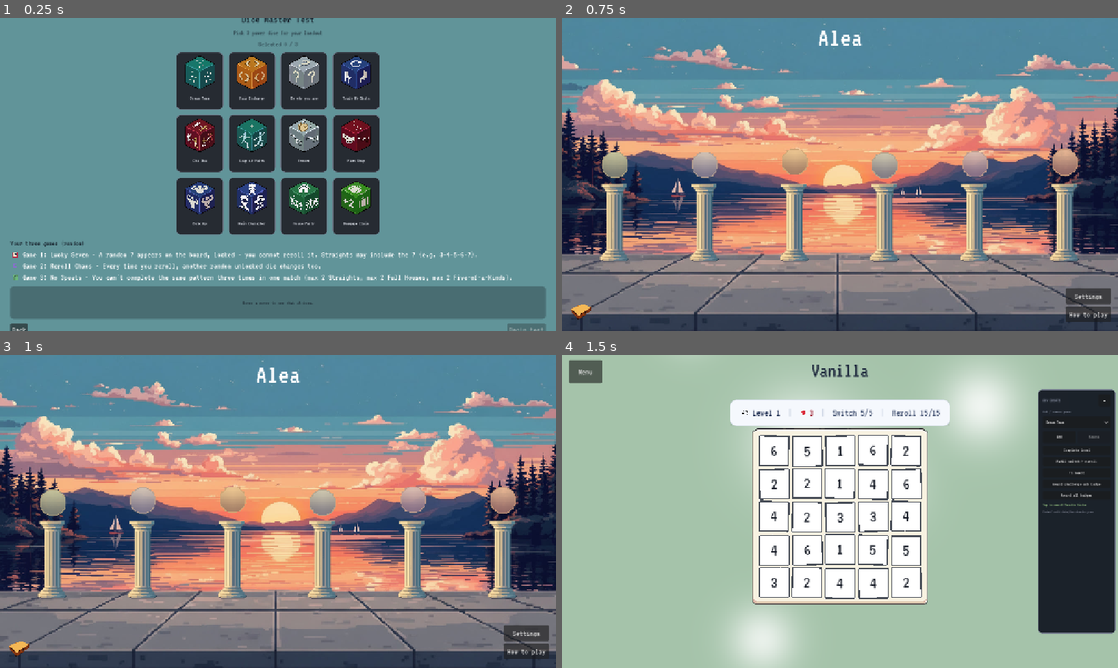
Above: before the commit, frames 1-4 (two rows, left to right).
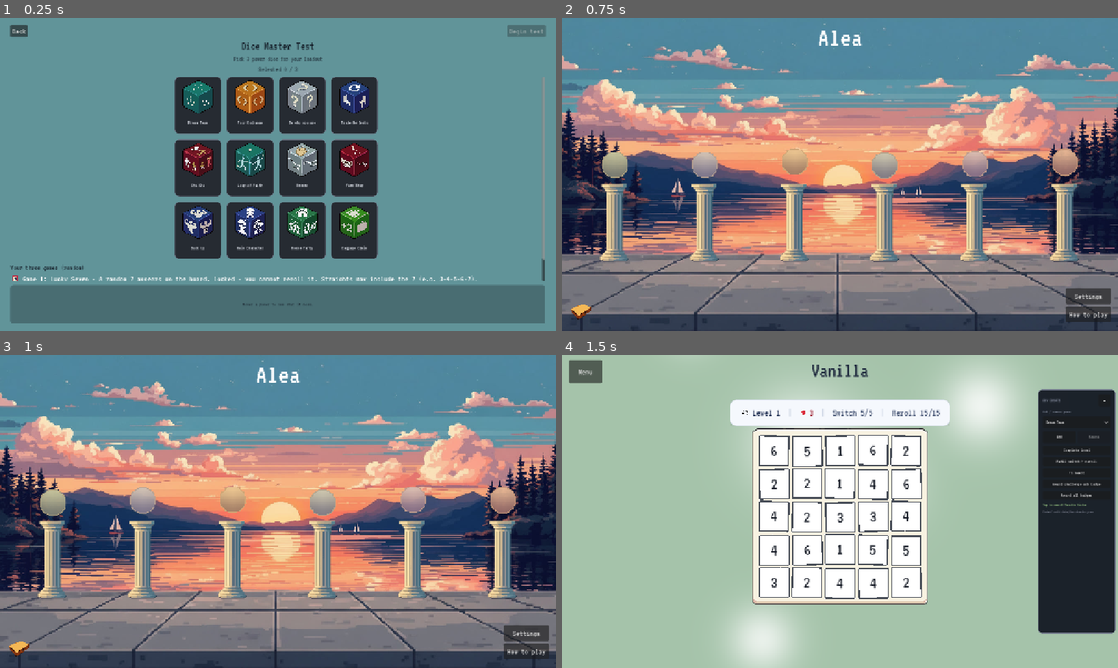
Above: after the commit, the same moments.

Repository: ming33333/Alea-Godot
Game: Godot game, scene res://scenes/tournament_pick.tscn
The game is run twice, just before and just after one commit, with the same random seed, the same clock (stepped at 60 frames per second) and the same inputs. This scene is started directly instead of the project's main scene. Sound files missing from this copy of the repository are replaced by a short silence.
Inputs (mouse positions are in pixels of both pictures, inside the frame that each line leads up to):
- Up to frame 1 (0.25 s): no input
- Up to frame 2 (0.75 s): click "Back" at 0.5 s
- Up to frame 3 (1 s): no input
- Up to frame 4 (1.5 s): click (612, 502) at 1.27 s

The runs differ from the first frame. In frame 1, 21% of the frame differs, in the area x 1-99%, y 0-100%; in frame 2, nothing differs; in frame 3, nothing differs; in frame 4, nothing differs.

Commit message:
update update dice decription during dice master selection for UI friendlyness

Diff:
--- a/scenes/tournament_pick.tscn
+++ b/scenes/tournament_pick.tscn
@@ -28,13 +28,27 @@
 grow_horizontal = 2
 grow_vertical = 2
 theme_override_constants/margin_left = 24
-theme_override_constants/margin_top = 20
+theme_override_constants/margin_top = 16
 theme_override_constants/margin_right = 24
-theme_override_constants/margin_bottom = 20
+theme_override_constants/margin_bottom = 16
 
 [node name="VBox" type="VBoxContainer" parent="Margin"]
 layout_mode = 2
-theme_override_constants/separation = 10
+theme_override_constants/separation = 8
+
+[node name="ActionHBox" type="HBoxContainer" parent="Margin/VBox"]
+layout_mode = 2
+theme_override_constants/separation = 12
+
+[node name="Back" type="Button" parent="Margin/VBox/ActionHBox"]
+layout_mode = 2
+text = "Back"
+
+[node name="ConfirmBtn" type="Button" parent="Margin/VBox/ActionHBox"]
+unique_name_in_owner = true
+layout_mode = 2
+size_flags_horizontal = 10
+text = "Begin test"
 
 [node name="Title" type="Label" parent="Margin/VBox"]
 layout_mode = 2
@@ -59,31 +73,41 @@
 text = "Selected 0 / 3"
 horizontal_alignment = 1
 
-[node name="Scroll" type="ScrollContainer" parent="Margin/VBox"]
+[node name="BodyScroll" type="ScrollContainer" parent="Margin/VBox"]
+layout_mode = 2
+size_flags_vertical = 3
+horizontal_scroll_mode = 0
+
+[node name="BodyVBox" type="VBoxContainer" parent="Margin/VBox/BodyScroll"]
+layout_mode = 2
+size_flags_horizontal = 3
+theme_override_constants/separation = 10
+
+[node name="Scroll" type="ScrollContainer" parent="Margin/VBox/BodyScroll/BodyVBox"]
 layout_mode = 2
 custom_minimum_size = Vector2(0, 420)
 size_flags_vertical = 0
 horizontal_scroll_mode = 0
 
-[node name="GridCenter" type="CenterContainer" parent="Margin/VBox/Scroll"]
+[node name="GridCenter" type="CenterContainer" parent="Margin/VBox/BodyScroll/BodyVBox/Scroll"]
 layout_mode = 2
 size_flags_horizontal = 3
 size_flags_vertical = 3
 
-[node name="OptionsBox" type="GridContainer" parent="Margin/VBox/Scroll/GridCenter"]
+[node name="OptionsBox" type="GridContainer" parent="Margin/VBox/BodyScroll/BodyVBox/Scroll/GridCenter"]
 unique_name_in_owner = true
 layout_mode = 2
 theme_override_constants/h_separation = 12
 theme_override_constants/v_separation = 12
 columns = 4
 
-[node name="CrownSection" type="VBoxContainer" parent="Margin/VBox"]
+[node name="CrownSection" type="VBoxContainer" parent="Margin/VBox/BodyScroll/BodyVBox"]
 unique_name_in_owner = true
 visible = false
 layout_mode = 2
 theme_override_constants/separation = 8
 
-[node name="CrownTitle" type="Label" parent="Margin/VBox/CrownSection"]
+[node name="CrownTitle" type="Label" parent="Margin/VBox/BodyScroll/BodyVBox/CrownSection"]
 unique_name_in_owner = true
 layout_mode = 2
 theme_override_colors/font_color = Color(0.08, 0.12, 0.16, 1)
@@ -91,53 +115,54 @@
 text = "Choose a crown challenge"
 horizontal_alignment = 1
 
-[node name="CrownScroll" type="ScrollContainer" parent="Margin/VBox/CrownSection"]
+[node name="CrownScroll" type="ScrollContainer" parent="Margin/VBox/BodyScroll/BodyVBox/CrownSection"]
 layout_mode = 2
 custom_minimum_size = Vector2(0, 150)
 horizontal_scroll_mode = 0
 
-[node name="CrownGridCenter" type="CenterContainer" parent="Margin/VBox/CrownSection/CrownScroll"]
+[node name="CrownGridCenter" type="CenterContainer" parent="Margin/VBox/BodyScroll/BodyVBox/CrownSection/CrownScroll"]
 layout_mode = 2
 size_flags_horizontal = 3
 size_flags_vertical = 3
 
-[node name="CrownOptionsBox" type="GridContainer" parent="Margin/VBox/CrownSection/CrownScroll/CrownGridCenter"]
+[node name="CrownOptionsBox" type="GridContainer" parent="Margin/VBox/BodyScroll/BodyVBox/CrownSection/CrownScroll/CrownGridCenter"]
 unique_name_in_owner = true
 layout_mode = 2
 theme_override_constants/h_separation = 12
 theme_override_constants/v_separation = 12
 columns = 2
 
-[node name="BracketSection" type="VBoxContainer" parent="Margin/VBox"]
+[node name="BracketSection" type="VBoxContainer" parent="Margin/VBox/BodyScroll/BodyVBox"]
 unique_name_in_owner = true
 visible = false
 layout_mode = 2
 theme_override_constants/separation = 6
 
-[node name="BracketTitle" type="Label" parent="Margin/VBox/BracketSection"]
+[node name="BracketTitle" type="Label" parent="Margin/VBox/BodyScroll/BodyVBox/BracketSection"]
 unique_name_in_owner = true
 layout_mode = 2
 theme_override_colors/font_color = Color(0.08, 0.12, 0.16, 1)
 theme_override_font_sizes/font_size = 17
 text = "Your three games"
 
-[node name="BracketList" type="VBoxContainer" parent="Margin/VBox/BracketSection"]
+[node name="BracketList" type="VBoxContainer" parent="Margin/VBox/BodyScroll/BodyVBox/BracketSection"]
 unique_name_in_owner = true
 layout_mode = 2
 theme_override_constants/separation = 4
 
 [node name="DetailWrap" type="PanelContainer" parent="Margin/VBox"]
 unique_name_in_owner = true
-custom_minimum_size = Vector2(0, 76)
+clip_contents = true
+custom_minimum_size = Vector2(0, 90)
 layout_mode = 2
-size_flags_vertical = 8
+size_flags_vertical = 0
 
 [node name="DetailMargin" type="MarginContainer" parent="Margin/VBox/DetailWrap"]
 layout_mode = 2
 theme_override_constants/margin_left = 10
-theme_override_constants/margin_top = 6
+theme_override_constants/margin_top = 8
 theme_override_constants/margin_right = 10
-theme_override_constants/margin_bottom = 6
+theme_override_constants/margin_bottom = 8
 
 [node name="DetailLabel" type="Label" parent="Margin/VBox/DetailWrap/DetailMargin"]
 unique_name_in_owner = true
@@ -149,21 +174,8 @@
 horizontal_alignment = 1
 vertical_alignment = 1
 autowrap_mode = 3
-max_lines_visible = 4
+clip_text = true
+max_lines_visible = 5
 
-[node name="HBox" type="HBoxContainer" parent="Margin/VBox"]
-layout_mode = 2
-theme_override_constants/separation = 12
-
-[node name="Back" type="Button" parent="Margin/VBox/HBox"]
-layout_mode = 2
-text = "Back"
-
-[node name="ConfirmBtn" type="Button" parent="Margin/VBox/HBox"]
-unique_name_in_owner = true
-layout_mode = 2
-size_flags_horizontal = 10
-text = "Begin test"
-
-[connection signal="pressed" from="Margin/VBox/HBox/Back" to="." method="_on_back"]
-[connection signal="pressed" from="Margin/VBox/HBox/ConfirmBtn" to="." method="_on_confirm"]
+[connection signal="pressed" from="Margin/VBox/ActionHBox/Back" to="." method="_on_back"]
+[connection signal="pressed" from="Margin/VBox/ActionHBox/ConfirmBtn" to="." method="_on_confirm"]
--- a/scripts/tournament_pick.gd
+++ b/scripts/tournament_pick.gd
@@ -6,6 +6,7 @@
 const GRID_COLUMNS := 4
 const CROWN_GRID_COLUMNS := 2
 const DETAIL_DEFAULT := "Hover a power to see what it does."
+const DETAIL_PANEL_HEIGHT := 90.0
 
 @onready var subtitle: Label = %Subtitle
 @onready var options_box: GridContainer = %OptionsBox
@@ -55,6 +56,8 @@
 func _style_detail_wrap() -> void:
 	if detail_wrap == null:
 		return
+	detail_wrap.custom_minimum_size = Vector2(0.0, DETAIL_PANEL_HEIGHT)
+	detail_wrap.size_flags_vertical = Control.SIZE_SHRINK_BEGIN
 	var box := StyleBoxFlat.new()
 	box.bg_color = Color(0.08, 0.1, 0.12, 0.32)
 	box.set_corner_radius_all(8)
@@ -63,6 +66,12 @@
 	box.content_margin_right = 4.0
 	box.content_margin_bottom = 2.0
 	detail_wrap.add_theme_stylebox_override("panel", box)
+	detail_wrap.clip_contents = true
+	if detail_label != null:
+		detail_label.clip_text = true
+		detail_label.autowrap_mode = TextServer.AUTOWRAP_WORD_SMART
+		detail_label.max_lines_visible = 5
+		detail_label.vertical_alignment = VERTICAL_ALIGNMENT_CENTER
 
 
 func _setup_crown_pick() -> void:
